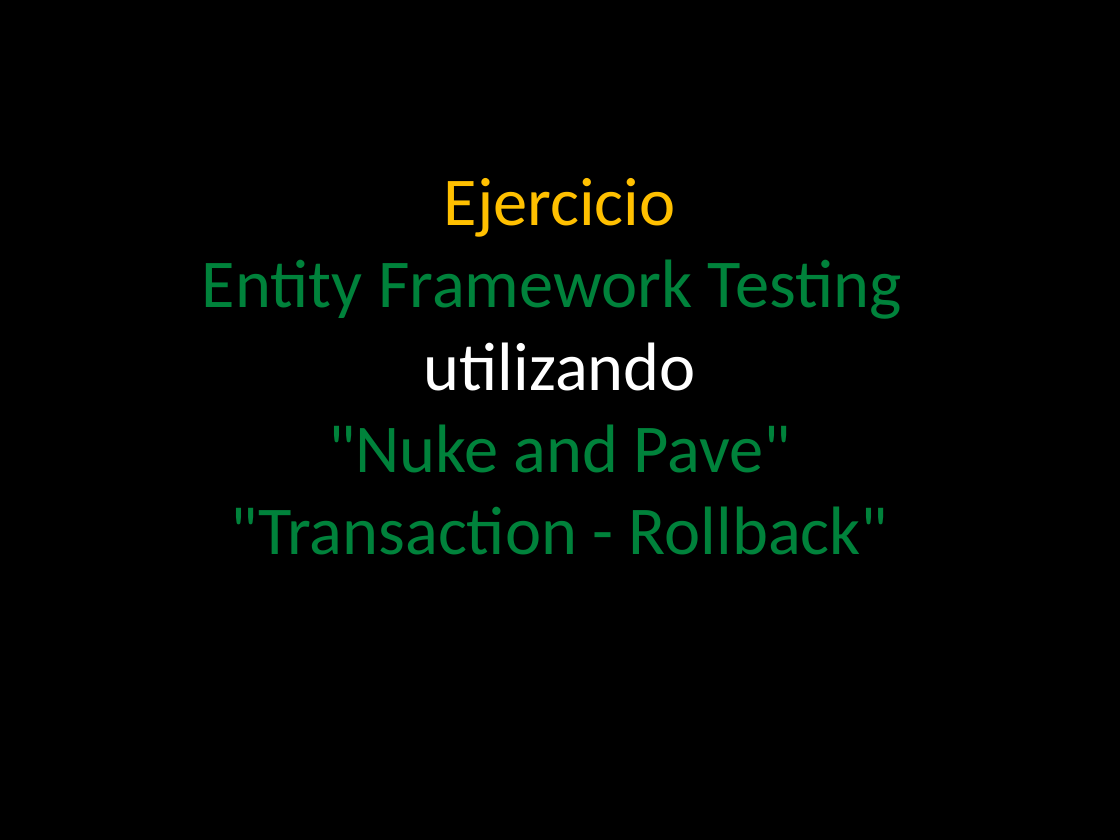
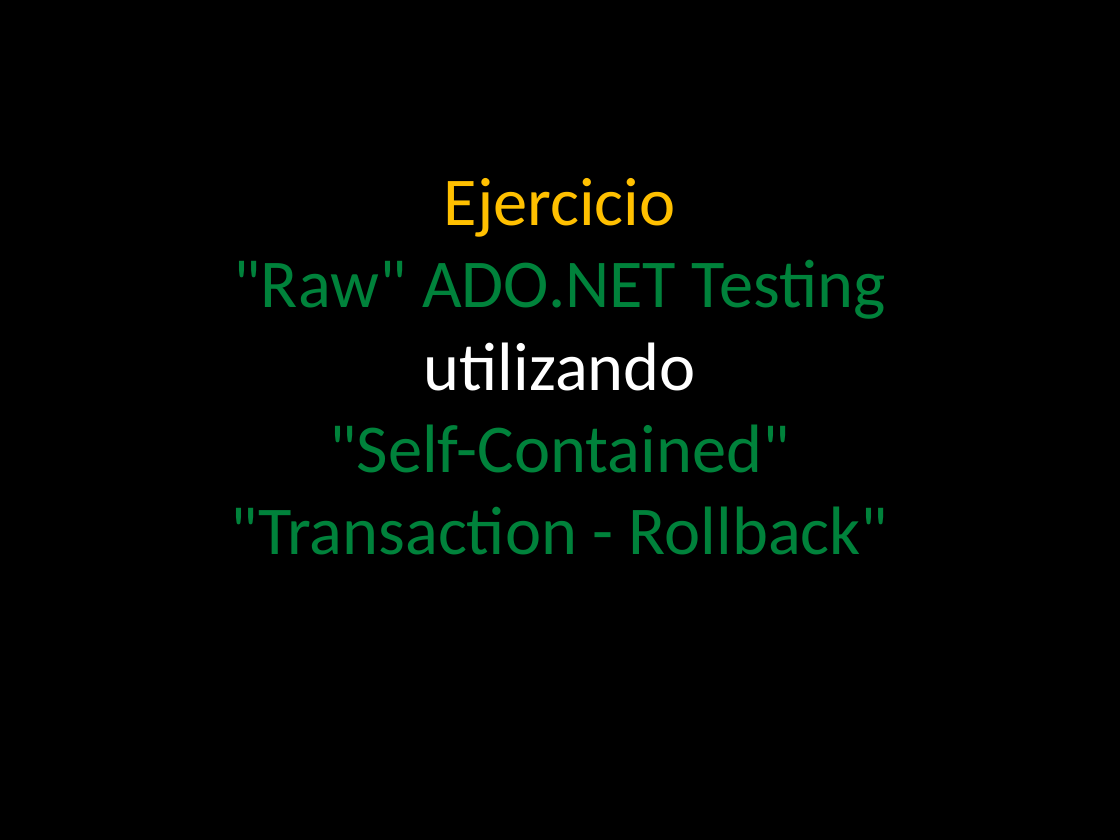
Before and after one commit to angelnunezsalazar/Test-Automation-NET, a slide deck: slide 21 of Diapositivas/3. Database Testing.pptx. Drawn at 1120x840 pixels with LibreOffice and Linux fonts; fonts in the diff are those of the drawing; background and template pictures are left out. Boxes give left, top, right and bottom in pixels: in the first picture for what was removed or moved away, otherwise in the second. Text is boxed around its words. In the diff, an @@ line names an element or a change of style, - is before the commit and + after.

Commit message:
Full Stack con IntegrationTesting

```diff
--- a/Diapositivas/3. Database Testing.pptx
+++ b/Diapositivas/3. Database Testing.pptx
@@ text at (x1=231, y1=178, x2=888, y2=555): text changed @@
-Ejercicio
-Entity Framework Testing
-utilizando
-"Nuke and Pave"
-"Transaction - Rollback"
+Ejercicio
+"Raw" ADO.NET Testing
+utilizando
+"Self-Contained"
+"Transaction - Rollback"
```
Also in this commit, not shown: 8 other slides changed, 3 slides added, 22 other files.
